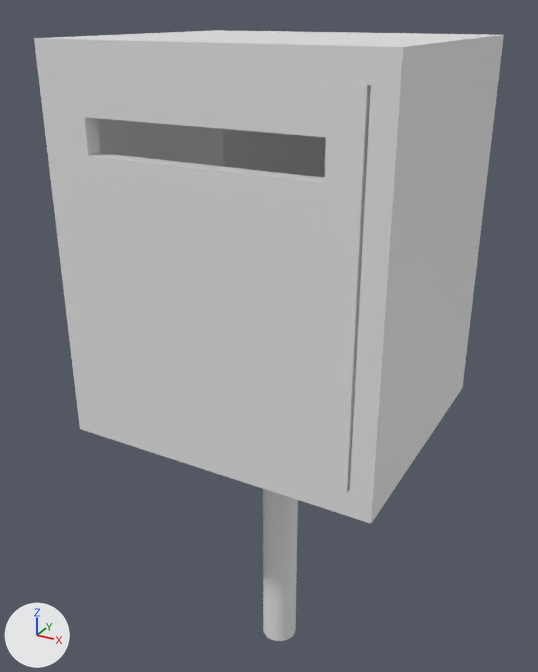
One commit to the glTF model godot/meshes/mailbox/mailbox.glb: the scene before it, then after it.
The view is the same before and after, from a 50 mm camera at (2.07, -3.94, 1.31) aimed at (-0.13, 0.07, -0.7). Every picture has the same lights, and +X, +Y and +Z are marked at lower left. The picture after the commit comes second. Where no turn or scale is listed for an object, it has been applied to the vertices. Vertices at exactly the same position are counted once.

Objects in the first picture: 'box', 'door', 'foot'.
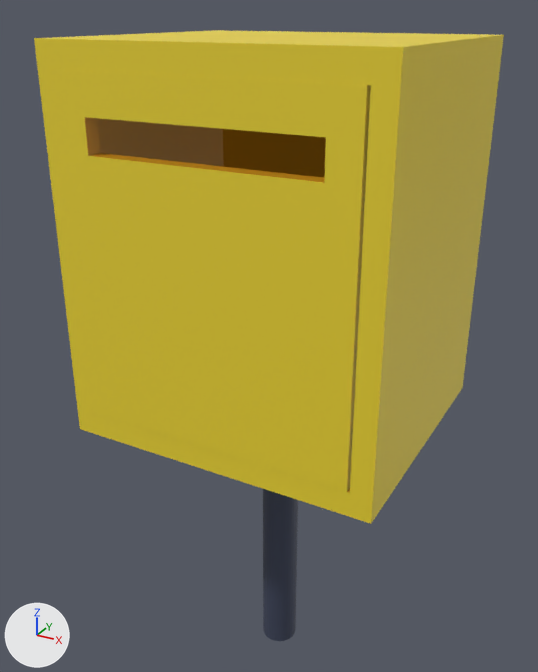
Commit message: mailbox color

Edits to the bpy script that builds the scene:
```text
Add img_industrial_skies_1x:
    img_industrial_skies_1x = load_image('industrial-skies-1x', '_unpacked/industrial-skies-1x', 16, 1, 'sRGB')
Add mat_mat:
    mat_mat = principled_material('mat')
    mat_mat.texture = img_industrial_skies_1x
Add mat_mat_001:
    mat_mat_001 = principled_material('mat.001')
    mat_mat_001.texture = img_industrial_skies_1x
Change me_cube:
    where me_cube.from_pydata(...)  # 16 vertices, 28 faces; spans x -1.0..1.0, y -0.88..0.88, z -1.17..1.17
    used by ob_box; location = (0.0, 0.0, 0.0)
    remove me_cube.materials.append(mat_material)  # white #e7e7e7
    me_cube part 1: texture (UV) coordinates of 28 of 28 faces, centred in x -1.0..1.0, y -0.88..0.88, z -1.17..1.17, changed; they spanned u 0.12..0.88, v 0.0..1.0 and now span u 0.48..0.55, v 0.45..0.53
    add me_cube.materials.append(mat_mat)  # picture img_industrial_skies_1x
Change me_cube_001:
    where me_cube_001.from_pydata(...)  # 16 vertices, 32 faces; spans x -0.06..1.68, y -0.05..0.05, z -1.02..1.02
    used by ob_door; location = (-0.826, -0.829, 0.0)
    remove me_cube_001.materials.append(mat_material_001)  # white #e7e7e7
    me_cube_001 part 2: texture (UV) coordinates of 32 of 32 faces, centred in x -0.06..1.68, y -0.05..0.05, z -1.02..1.02, changed; they spanned u 0.39..0.61, v 0.52..0.73 and now span u 0.48..0.53, v 0.44..0.48
    add me_cube_001.materials.append(mat_mat_001)  # picture img_industrial_skies_1x
Change me_cylinder:
    where me_cylinder.from_pydata(...)  # 64 vertices, 124 faces; spans x -0.13..0.13, y -0.13..0.13, z -1.0..1.0
    add me_cylinder.materials.append(mat_mat)  # picture img_industrial_skies_1x
```

What differs and where, as boxes (x1, y1, x2, y2) in the pictures (538 x 672 px):
'door', recoloured, surface changed (white to yellow): (54, 70, 371, 492) in both
'box', recoloured, surface changed (white to yellow): (34, 30, 504, 524) in both
'foot', recoloured (white to blue): (263, 489, 298, 641) in both
